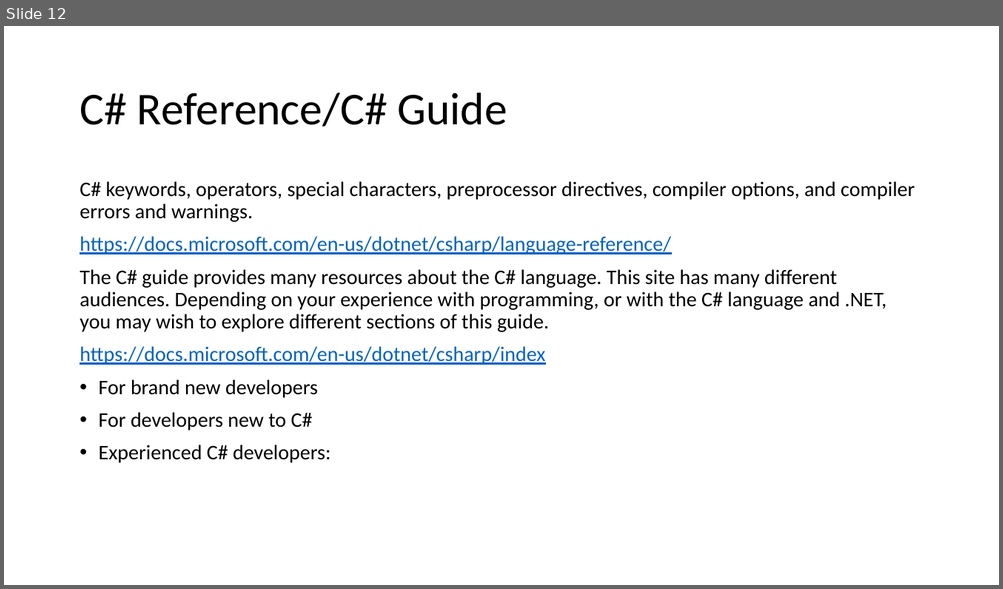
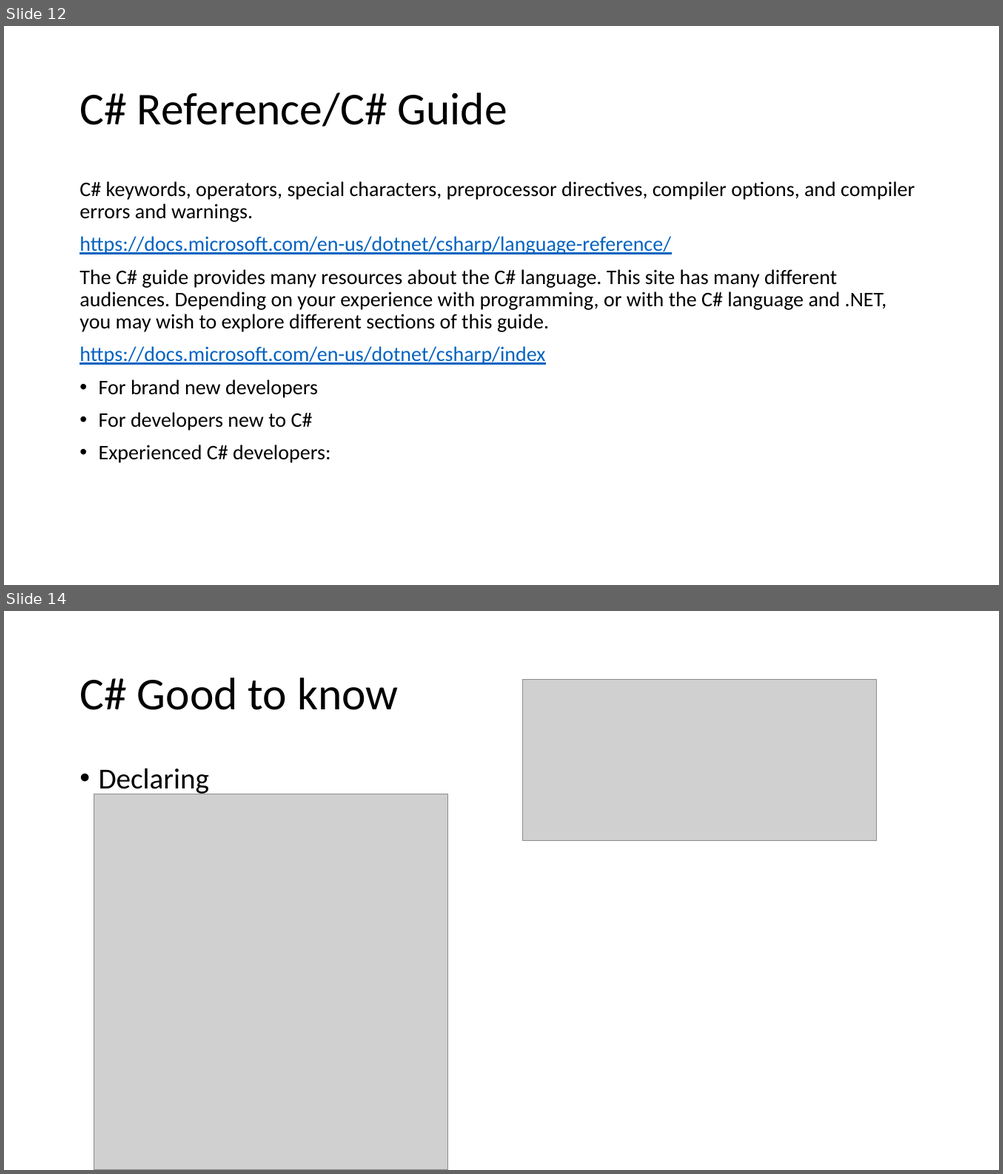
Before and after one commit to karenpayneoregon/VisualStudioEducation, a slide deck: PowerPoint/Working with Visual Studio.pptx. Shown one above the other, each under a label of ours: slide 12 before the commit, slides 12 and 14 after it; the slides between them are not shown. The pictures are 1003x589 and 1003x1174 pixels, drawn with LibreOffice and Linux fonts; fonts in the diff are those of the drawing; grey boxes stand for pictures. Boxes give left, top, right and bottom in pixels: in the first picture for what was removed or moved away, otherwise in the second. Text is boxed around its words. In the diff, an @@ line names an element or a change of style, - is before the commit and + after.

```diff
--- a/PowerPoint/Working with Visual Studio.pptx
+++ b/PowerPoint/Working with Visual Studio.pptx
@@ slide 14 added at (x1=4, y1=611, x2=999, y2=1170), background #FFFFFF @@
@@ title added at (x1=79, y1=678, x2=398, y2=710), 44 pt, text #000000 @@
+C# Good to know
@@ picture added at (x1=523, y1=679, x2=876, y2=841) @@
@@ text added at (x1=99, y1=768, x2=209, y2=796), 28 pt, text #000000 @@
+• Declaring
@@ picture added at (x1=94, y1=795, x2=448, y2=1170) @@
```
Also in this commit, not shown: 6 other slides added, 54 other files.
